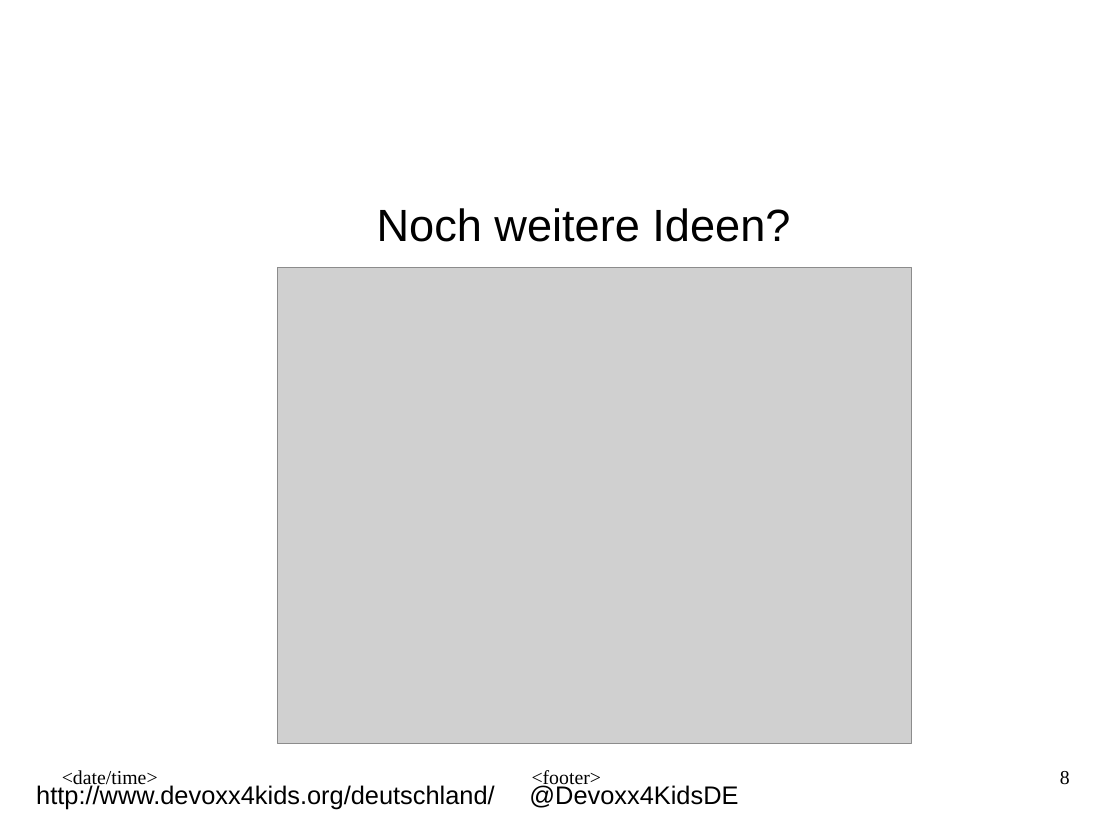
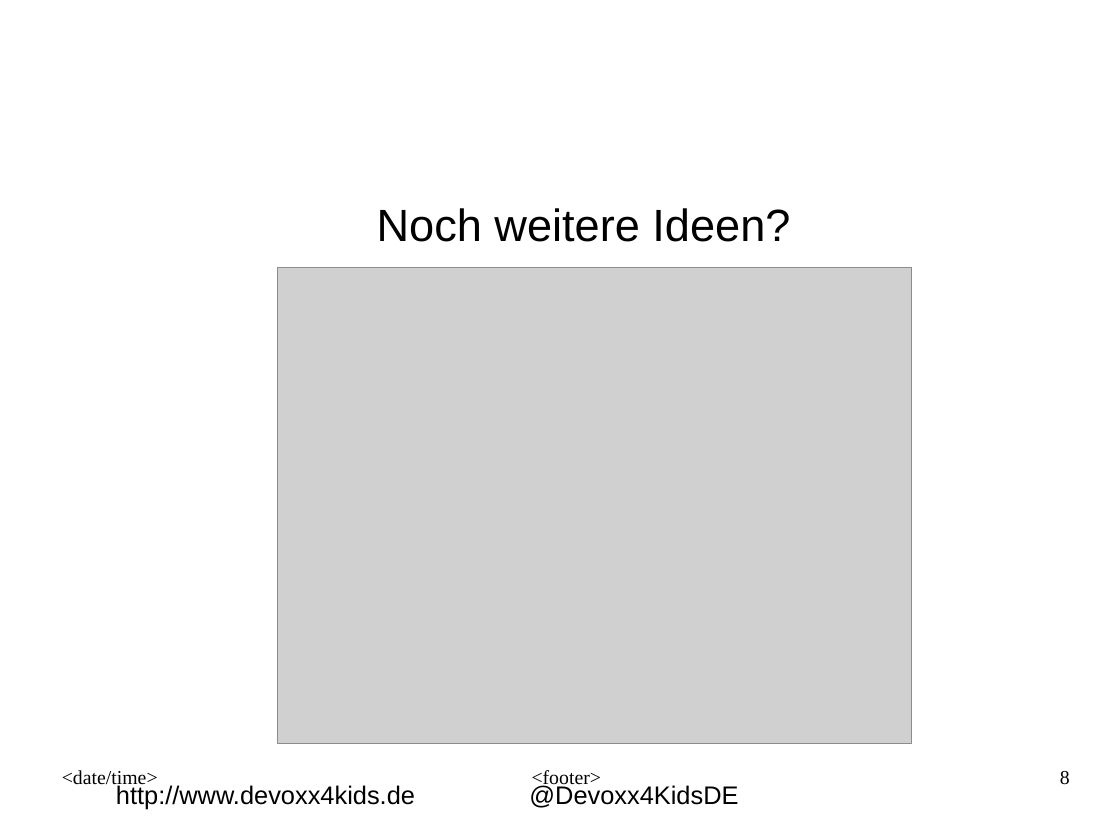
Before and after one commit to Devoxx4KidsDE/workshop-minecraft-modding-raspberry-pi, a slide deck: slide 8 of presentation/minecraft@pi_de.odp. Drawn at 1120x840 pixels with LibreOffice and Linux fonts; fonts in the diff are those of the drawing; grey boxes stand for pictures; background and template pictures are left out. Boxes give left, top, right and bottom in pixels: in the first picture for what was removed or moved away, otherwise in the second. Text is boxed around its words. In the diff, an @@ line names an element or a change of style, - is before the commit and + after.

```diff
--- a/presentation/minecraft@pi_de.odp
+++ b/presentation/minecraft@pi_de.odp
@@ text at [116, 784, 415, 810]: text changed @@
-http://www.devoxx4kids.org/deutschland/
+http://www.devoxx4kids.de
```
Also in this commit, not shown: 5 other slides changed, 3 slides added, 3 slides removed, 10 other files.
